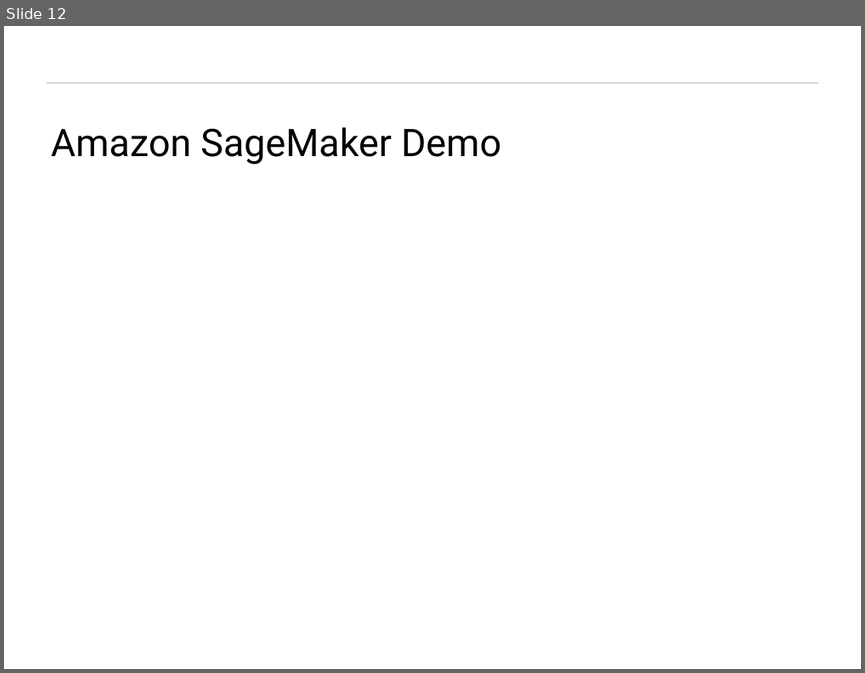
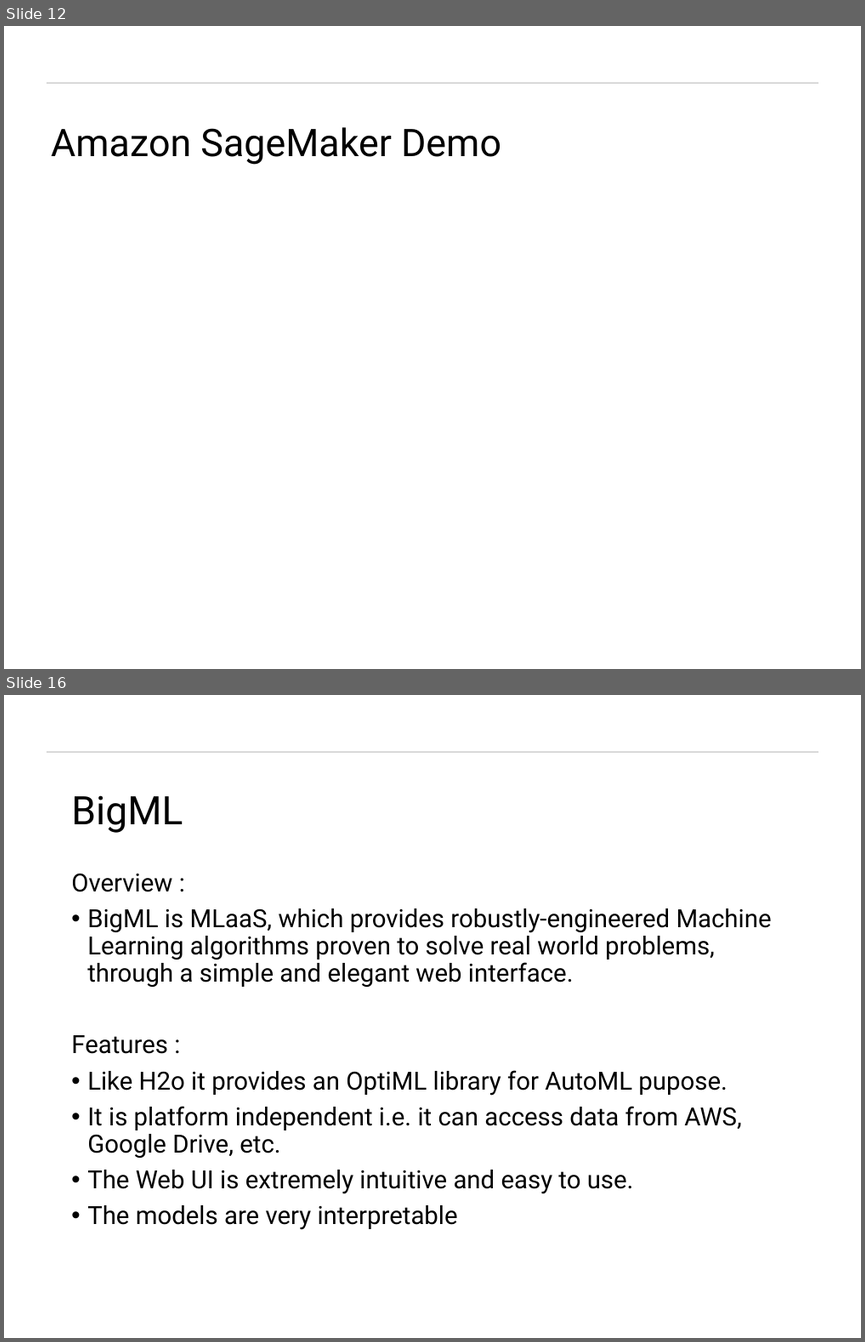
Before and after one commit to tiwari-abhi/ML_Projects, a slide deck: Presentation/Machine Learning As A Service.pptx. Shown one above the other, each under a label of ours: slide 12 before the commit, slides 12 and 16 after it; the slides between them are not shown. The pictures are 865x673 and 865x1342 pixels, drawn with LibreOffice and Linux fonts; fonts in the diff are those of the drawing; background and template pictures are left out. Boxes give left, top, right and bottom in pixels: in the first picture for what was removed or moved away, otherwise in the second. Text is boxed around its words. In the diff, an @@ line names an element or a change of style, - is before the commit and + after.

```diff
--- a/Presentation/Machine Learning As A Service.pptx
+++ b/Presentation/Machine Learning As A Service.pptx
@@ slide 16 added at (4, 695, 861, 1338), background #FFFFFF; not listed: 1 template element that a slide beside it also shows @@
@@ title added at (71, 795, 182, 833), 33 pt, text #000000 @@
+BigML
@@ text added at (71, 873, 772, 1230), 21 pt, text #000000 @@
+Overview :
+• BigML is MLaaS, which provides robustly-engineered Machine Learning algorithms proven to solve real world problems, through a simple and elegant web interface.
+Features :
+• Like H2o it provides an OptiML library for AutoML pupose.
+• It is platform independent i.e. it can access data from AWS, Google Drive, etc.
+• The Web UI is extremely intuitive and easy to use.
+• The models are very interpretable
```
Also in this commit, not shown: 3 slides changed, 3 other slides added, 1 slide removed.
